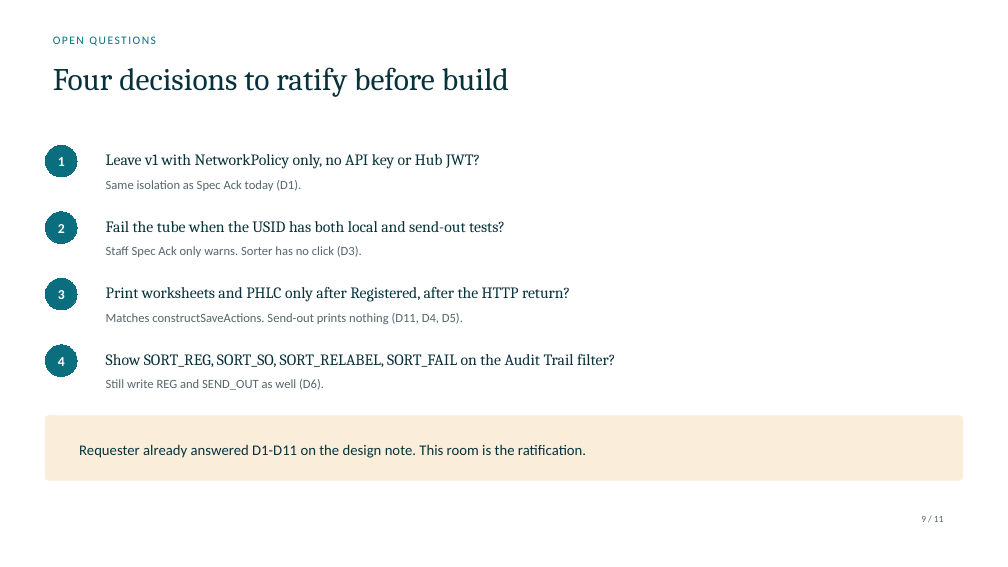
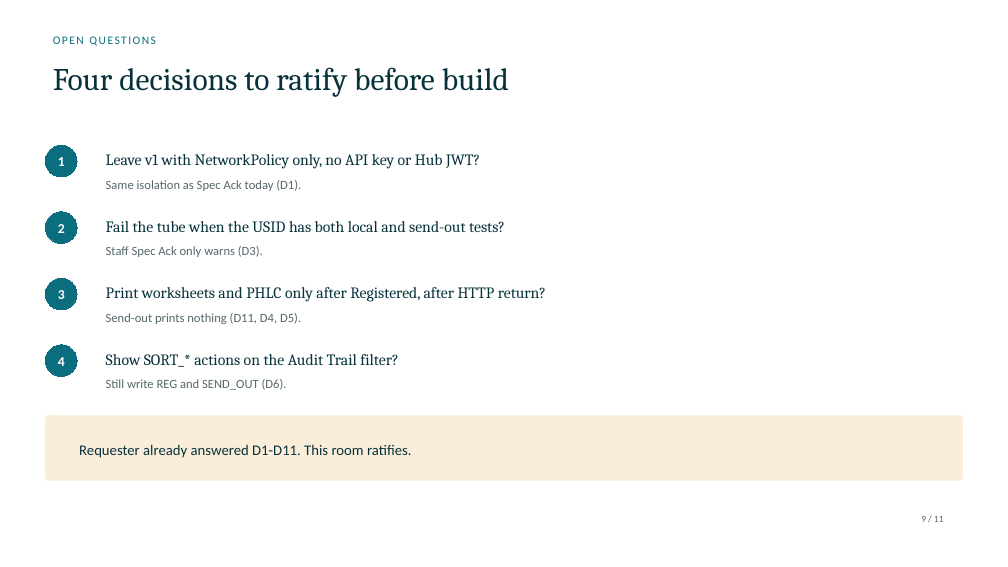
Before and after one commit to DragonChong/HA-Notes, a slide deck: slide 9 of SDLC/Projects/TMP-specimen-sorter-api — Specimen Sorter API/assets/Specimen Sorter API.pptx. Drawn at 1008x567 pixels with LibreOffice and Linux fonts; fonts in the diff are those of the drawing. Boxes give left, top, right and bottom in pixels: in the first picture for what was removed or moved away, otherwise in the second. Text is boxed around its words. In the diff, an @@ line names an element or a change of style, - is before the commit and + after.

```diff
--- a/SDLC/Projects/TMP-specimen-sorter-api — Specimen Sorter API/assets/Specimen Sorter API.pptx
+++ b/SDLC/Projects/TMP-specimen-sorter-api — Specimen Sorter API/assets/Specimen Sorter API.pptx
@@ text at [106, 246, 263, 257]: text changed @@
-Staff Spec Ack only warns. Sorter has no click (D3).
+Staff Spec Ack only warns (D3).
@@ text at [106, 287, 546, 302]: text changed @@
-Print worksheets and PHLC only after Registered, after the HTTP return?
+Print worksheets and PHLC only after Registered, after HTTP return?
@@ text at [106, 313, 301, 324]: text changed @@
-Matches constructSaveActions. Send-out prints nothing (D11, D4, D5).
+Send-out prints nothing (D11, D4, D5).
@@ text at [106, 354, 398, 367]: text changed @@
-Show SORT_REG, SORT_SO, SORT_RELABEL, SORT_FAIL on the Audit Trail filter?
+Show SORT_* actions on the Audit Trail filter?
@@ text at [106, 379, 287, 390]: text changed @@
-Still write REG and SEND_OUT as well (D6).
+Still write REG and SEND_OUT (D6).
@@ text at [79, 444, 412, 458]: text changed @@
-Requester already answered D1-D11 on the design note. This room is the ratification.
+Requester already answered D1-D11. This room ratifies.
```
Also in this commit, not shown: 3 other slides changed, 1 other file.
